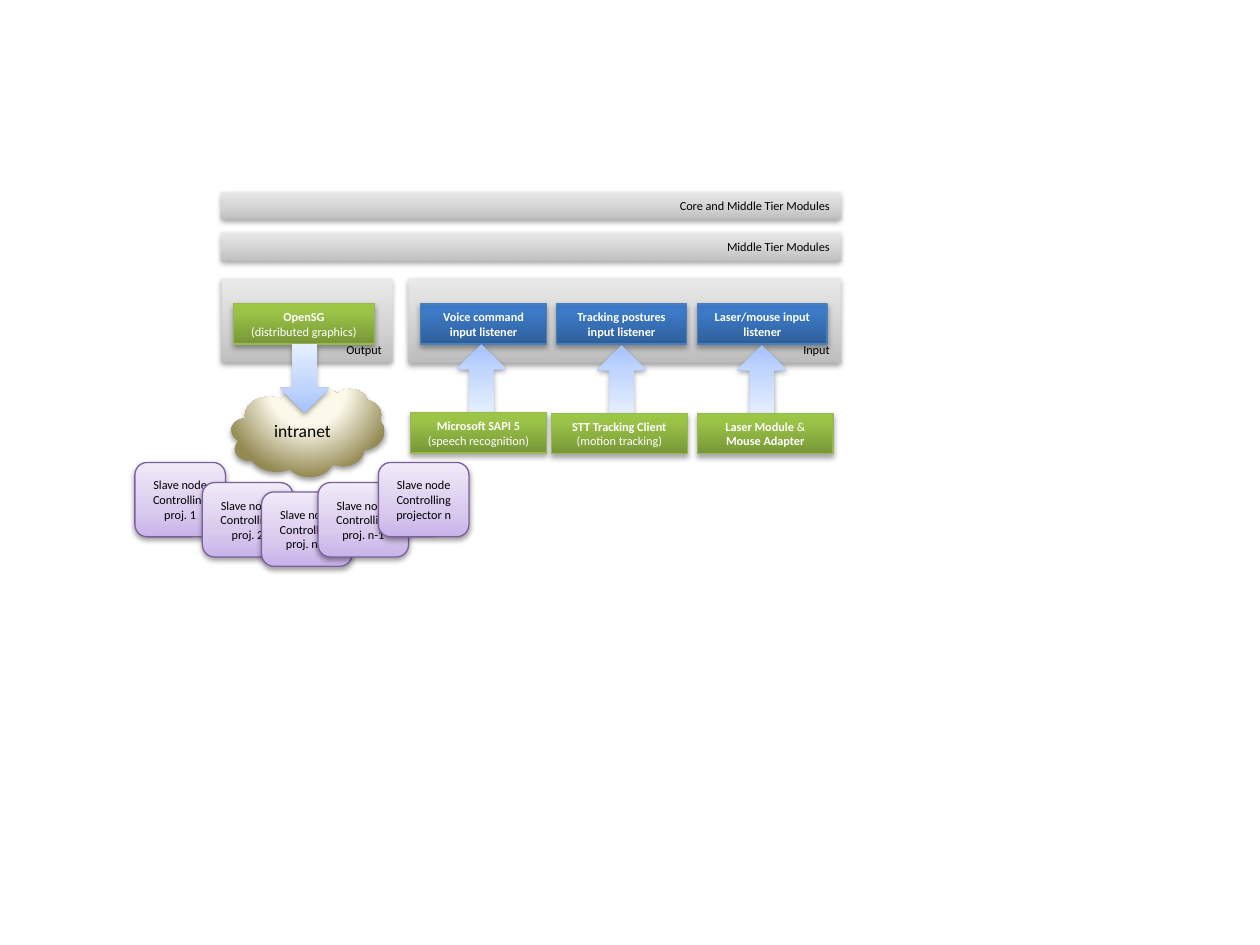
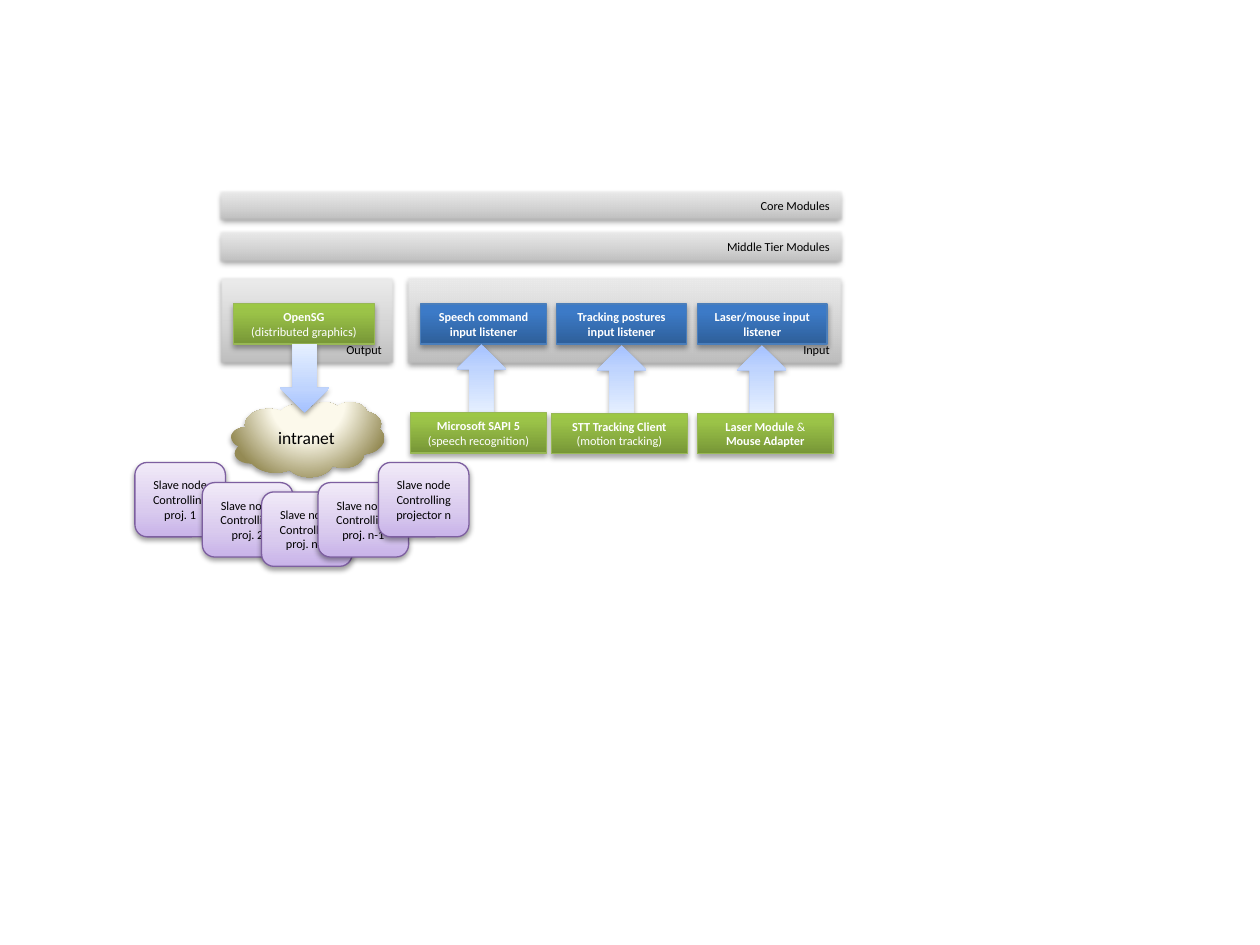
Before and after one commit to JosePedroDias/urban-sketcher, a slide deck: slide 1 of dissertation/gfx/charts/Block Diagram3.pptx. Drawn at 1260x945 pixels with LibreOffice and Linux fonts; fonts in the diff are those of the drawing. Boxes give left, top, right and bottom in pixels: in the first picture for what was removed or moved away, otherwise in the second. Text is boxed around its words. In the diff, an @@ line names an element or a change of style, - is before the commit and + after.

```diff
--- a/dissertation/gfx/charts/Block Diagram3.pptx
+++ b/dissertation/gfx/charts/Block Diagram3.pptx
@@ text in rectangle at (761, 201, 829, 210): text changed @@
-Core and Middle Tier Modules
+Core Modules
@@ text in rectangle at (439, 312, 529, 338): text changed @@
-Voice command
-input listener
+Speech command
+input listener
@@ cloud "intranet": place and size @@
-cloud "intranet" at (232, 388, 386, 476)
+cloud "intranet" at (232, 402, 386, 476)
```
Also in this commit, not shown: 22 other files.
